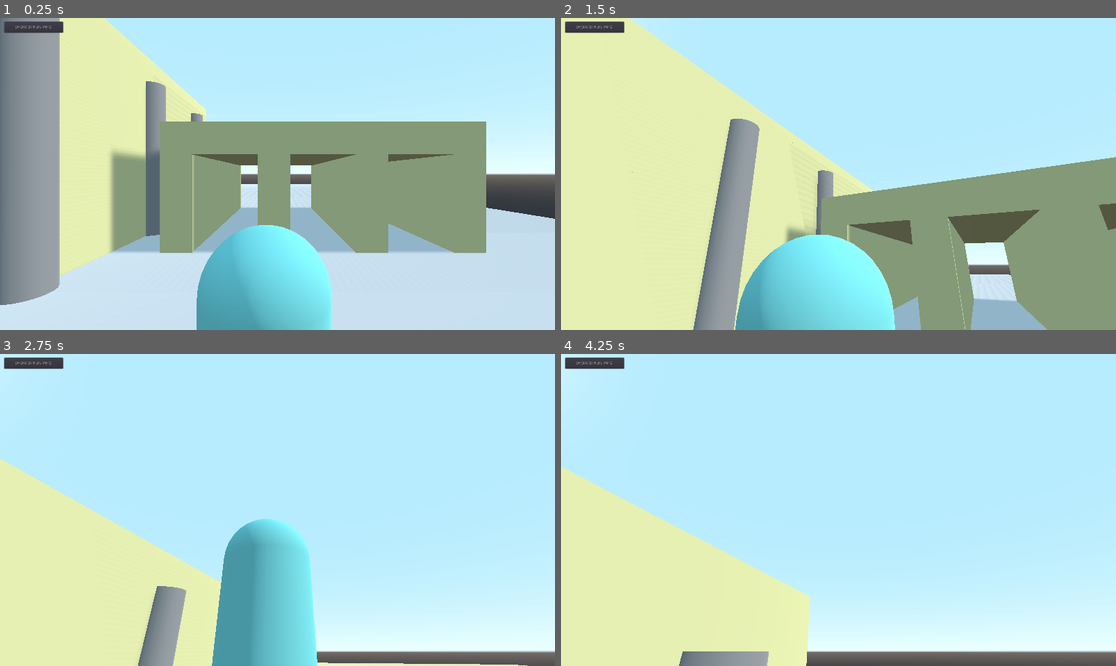
Above: before the commit, frames 1-4 (two rows, left to right).
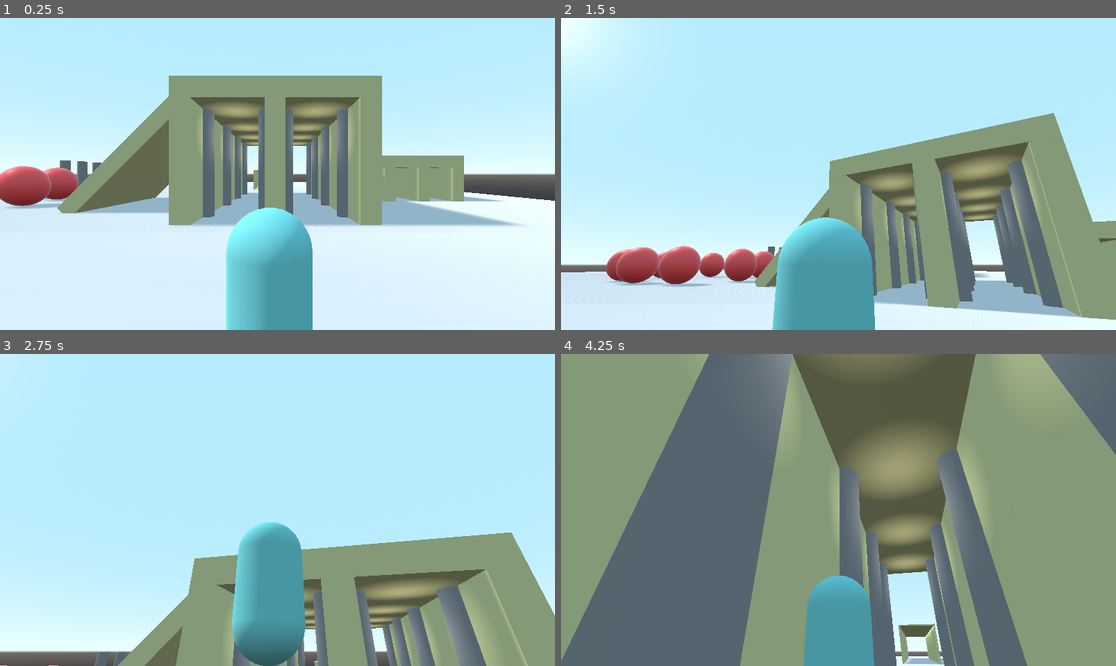
Above: after the commit, the same moments.

Repository: binaryorange/ECC
Game: Godot game, scene res://Scenes/Objects/Testing.tscn
Two runs of this game, one before a commit and one after it. Both use one fixed random seed, a clock stepped at 60 frames per second and the inputs below.
Inputs (mouse positions are in pixels of both pictures, inside the frame that each line leads up to):
- Up to frame 1 (0.25 s): no input
- Up to frame 2 (1.5 s): click (594, 27) at 0.5 s, where only the run before the commit has a clickable "SHOW DEBUG INFO"; click (738, 264) at 1.25 s, where only the run before the commit has a clickable "HIDE DEBUG INFO"
- Up to frame 3 (2.75 s): tap Enter at 2 s; move the mouse to (305, 510) at 2.02 s; hold W (move_up) from 2.03 s (still down); hold Mouse wheel up (mouse_zoom_in) from 2.03 s (still down); tap Space (jump) at 2.27 s
- Up to frame 4 (4.25 s): keep holding W (move_up); move the mouse to (810, 510) at 2.77 s; release Mouse wheel up (mouse_zoom_in) at 2.78 s; tap Mouse wheel down (mouse_zoom_out) at 2.85 s; tap Space (jump) at 3.02 s; move the mouse to (849, 503) at 3.52 s; hold Mouse wheel up (mouse_zoom_in) from 3.53 s (still down)

The runs differ from the first frame. In frame 1, 55% of the frame differs, in the area x 0-100%, y 0-100%; in frame 2, 61%; in frame 3, 42%; in frame 4, 98%.
Error in both runs: Invalid get index 'name' (on base: 'Nil'). (res://Scenes/GUI/Debug.gd:35)

Commit message:
Project Tidying
Organizing with more folders and tidying up files that don't need to be here.

Diff:
--- a/ECC_TPController/ECC_ThirdPersonController.tscn
+++ b/ECC_TPController/ECC_ThirdPersonController.tscn
@@ -27,6 +27,8 @@
 script = ExtResource( 1 )
 ViewCamera = NodePath("X Gimbal/ViewCamera")
 ClipCamera = NodePath("X Gimbal/ClipCameraTarget/ClippedCamera")
+ClipCameraFOV = 177.5
+RotateSensitivity = 2.0
 
 [node name="ECCLog" type="Node" parent="."]
 script = ExtResource( 3 )
@@ -91,13 +93,13 @@
 [node name="ZoomMarkers" type="Spatial" parent="X Gimbal/ClipCameraTarget"]
 
 [node name="Zoom1" type="Position3D" parent="X Gimbal/ClipCameraTarget/ZoomMarkers"]
-transform = Transform( 1, 0, 0, 0, 1, 0, 0, 0, 1, 0, 0, 5 )
+transform = Transform( 1, 0, 0, 0, 1, 0, 0, 0, 1, 0, 0, 7 )
 
 [node name="Zoom2" type="Position3D" parent="X Gimbal/ClipCameraTarget/ZoomMarkers"]
-transform = Transform( 1, 0, 0, 0, 1, 0, 0, 0, 1, 0, 0, 9 )
+transform = Transform( 1, 0, 0, 0, 1, 0, 0, 0, 1, 0, 0, 12 )
 
 [node name="Zoom3" type="Position3D" parent="X Gimbal/ClipCameraTarget/ZoomMarkers"]
-transform = Transform( 1, 0, 0, 0, 1, 0, 0, 0, 1, 0, 0, 13 )
+transform = Transform( 1, 0, 0, 0, 1, 0, 0, 0, 1, 0, 0, 17 )
 
 [node name="ConfinedSpaceCheck" type="RayCast" parent="." groups=[
 "noclip",
--- a/Scenes/Objects/IcyPlatform.tscn
+++ b/Scenes/Objects/IcyPlatform.tscn
@@ -1,6 +1,7 @@
 [gd_scene load_steps=6 format=2]
 
-[ext_resource path="res://IcyPlatform.gd" type="Script" id=1]
+[ext_resource path="res://Scripts/Misc/IcyPlatform.gd" type="Script" id=1]
+
 
 [sub_resource type="CubeMesh" id=1]
 size = Vector3( 1, 1, 1 )
--- a/Scenes/Objects/MovingPlatform.tscn
+++ b/Scenes/Objects/MovingPlatform.tscn
@@ -1,7 +1,8 @@
 [gd_scene load_steps=6 format=2]
 
-[ext_resource path="res://MovingPlatform.gd" type="Script" id=1]
+[ext_resource path="res://Scripts/Misc/MovingPlatform.gd" type="Script" id=1]
 [ext_resource path="res://Materials/helper_mesh_x.tres" type="Material" id=2]
+
 
 
 [sub_resource type="SpatialMaterial" id=1]
--- a/Scenes/Objects/RotatingPlatform.tscn
+++ b/Scenes/Objects/RotatingPlatform.tscn
@@ -1,6 +1,7 @@
 [gd_scene load_steps=5 format=2]
 
-[ext_resource path="res://RotatingPlatform.gd" type="Script" id=1]
+[ext_resource path="res://Scripts/Misc/RotatingPlatform.gd" type="Script" id=1]
+
 
 [sub_resource type="CylinderMesh" id=1]
 top_radius = 10.0
--- a/Scenes/Objects/TestPlayer.tscn
+++ b/Scenes/Objects/TestPlayer.tscn
@@ -1,9 +1,11 @@
 [gd_scene load_steps=8 format=2]
 
-[ext_resource path="res://DynamicPlatformCheck.gd" type="Script" id=1]
-[ext_resource path="res://Player.gd" type="Script" id=2]
+[ext_resource path="res://Scripts/Misc/DynamicPlatformCheck.gd" type="Script" id=1]
+[ext_resource path="res://Scripts/Misc/Player.gd" type="Script" id=2]
 [ext_resource path="res://Materials/lightblue.tres" type="Material" id=3]
 [ext_resource path="res://Materials/nose.tres" type="Material" id=4]
+
+
 
 [sub_resource type="CapsuleMesh" id=1]
 mid_height = 2.0
--- a/Scenes/Objects/Testing.tscn
+++ b/Scenes/Objects/Testing.tscn
@@ -8,8 +8,8 @@
 [ext_resource path="res://Scenes/Objects/Sphere.tscn" type="PackedScene" id=6]
 [ext_resource path="res://Scenes/Objects/ThinWall1D5W3H.tscn" type="PackedScene" id=7]
 [ext_resource path="res://Materials/lightergrey.tres" type="Material" id=8]
-[ext_resource path="res://Pillar.tscn" type="PackedScene" id=9]
-[ext_resource path="res://Debug.tscn" type="PackedScene" id=10]
+[ext_resource path="res://Scenes/Objects/Pillar.tscn" type="PackedScene" id=9]
+[ext_resource path="res://Scenes/GUI/Debug.tscn" type="PackedScene" id=10]
 
 [sub_resource type="CubeMesh" id=1]
 
@@ -21,13 +21,14 @@
 [node name="Testing" type="Spatial"]
 
 [node name="Debug" parent="." instance=ExtResource( 10 )]
+visible = false
 Player = NodePath("../TestPlayer")
 ViewCam = NodePath("../ECC_ThirdPerson/X Gimbal/ViewCamera")
 
 [node name="TestPlayer" parent="." groups=[
 "noclip",
 ] instance=ExtResource( 1 )]
-transform = Transform( 3.69552e-07, 0, -1, 0, 1, 0, 1, 0, 3.69552e-07, -16.218, 2.1498, 70.032 )
+transform = Transform( 3.69552e-07, 0, -1, 0, 1, 0, 1, 0, 3.69552e-07, -42.218, 2.1498, 50.032 )
 input_capture_on_drag = true
 Downforce = -5.0
 DecelerationForce = 0.005
@@ -36,7 +37,7 @@
 FollowCamera = NodePath("../ECC_ThirdPerson")
 
 [node name="ECC_ThirdPerson" parent="." instance=ExtResource( 5 )]
-transform = Transform( -2.8213e-07, 0, -1, 0, 1, 0, 1, 0, -2.8213e-07, -15.968, 4.90267, 70.218 )
+transform = Transform( -2.8213e-07, 0, -1, 0, 1, 0, 1, 0, -2.8213e-07, -41.968, 4.90267, 50.218 )
 Target = NodePath("../TestPlayer")
 
 [node name="MouseControls" parent="ECC_ThirdPerson" index="2"]
@@ -67,7 +68,7 @@
 shape = SubResource( 3 )
 
 [node name="DirectionalLight" type="DirectionalLight" parent="."]
-transform = Transform( 1, 0, 0, 0, 0.866025, 0.5, 0, -0.5, 0.866025, 0, 7, 0 )
+transform = Transform( -1, 2.33979e-07, -2.26773e-07, 0, 0.695963, 0.718077, 3.25841e-07, 0.718077, -0.695963, 0, 7, 0 )
 shadow_enabled = true
 
 [node name="Walls" type="Spatial" parent="."]
@@ -96,6 +97,30 @@
 [node name="BlankWall5W3H7" parent="Walls" instance=ExtResource( 3 )]
 transform = Transform( 1, 0, 0, 0, 1, 0, 0, 0, 1, 10, 3, 76 )
 
+[node name="BlankWall5W3H16" parent="Walls" instance=ExtResource( 3 )]
+transform = Transform( 1, 0, 0, 0, 1, 0, 0, 0, 1, 20, 3, 70 )
+
+[node name="BlankWall5W3H15" parent="Walls" instance=ExtResource( 3 )]
+transform = Transform( 1, 0, 0, 0, 1, 0, 0, 0, 1, 20, 3, 64 )
+
+[node name="BlankWall5W3H14" parent="Walls" instance=ExtResource( 3 )]
+transform = Transform( 1, 0, 0, 0, 1, 0, 0, 0, 1, 30, 3, 70 )
+
+[node name="BlankWall5W3H13" parent="Walls" instance=ExtResource( 3 )]
+transform = Transform( 1, 0, 0, 0, 1, 0, 0, 0, 1, 30, 3, 64 )
+
+[node name="BlankWall5W3H12" parent="Walls" instance=ExtResource( 3 )]
+transform = Transform( 1, 0, 0, 0, 1, 0, 0, 0, 1, 20, 3, 82 )
+
+[node name="BlankWall5W3H11" parent="Walls" instance=ExtResource( 3 )]
+transform = Transform( 1, 0, 0, 0, 1, 0, 0, 0, 1, 20, 3, 76 )
+
+[node name="BlankWall5W3H10" parent="Walls" instance=ExtResource( 3 )]
+transform = Transform( 1, 0, 0, 0, 1, 0, 0, 0, 1, 30, 3, 82 )
+
+[node name="BlankWall5W3H9" parent="Walls" instance=ExtResource( 3 )]
+transform = Transform( 1, 0, 0, 0, 1, 0, 0, 0, 1, 30, 3, 76 )
+
 [node name="ThinWall1D5W3H" parent="Walls" instance=ExtResource( 7 )]
 transform = Transform( 1, 0, 0, 0, 1, 0, 0, 0, 1, 32, 3, 43 )
 
@@ -114,6 +139,24 @@
 [node name="ThinWall1D5W3H2" parent="Walls" instance=ExtResource( 7 )]
 transform = Transform( 1, 0, 0, 0, 1, 0, 0, 0, 1, 32, 3, 49 )
 
+[node name="ThinWall1D5W3H12" parent="Walls" instance=ExtResource( 7 )]
+transform = Transform( 1, 0, 0, 0, 1, 0, 0, 0, 1, 52, 3, 43 )
+
+[node name="ThinWall1D5W3H11" parent="Walls" instance=ExtResource( 7 )]
+transform = Transform( 1, 0, 0, 0, -4.37114e-08, -1, 0, 1, -4.37114e-08, 52, 5.87803, 46 )
+
+[node name="ThinWall1D5W3H10" parent="Walls" instance=ExtResource( 7 )]
+transform = Transform( 1, 0, 0, 0, -4.37114e-08, -1, 0, 1, -4.37114e-08, 62, 5.87803, 46 )
+
+[node name="ThinWall1D5W3H9" parent="Walls" instance=ExtResource( 7 )]
+transform = Transform( 1, 0, 0, 0, 1, 0, 0, 0, 1, 62, 3, 43 )
+
+[node name="ThinWall1D5W3H8" parent="Walls" instance=ExtResource( 7 )]
+transform = Transform( 1, 0, 0, 0, 1, 0, 0, 0, 1, 62, 3, 49 )
+
+[node name="ThinWall1D5W3H7" parent="Walls" instance=ExtResource( 7 )]
+transform = Transform( 1, 0, 0, 0, 1, 0, 0, 0, 1, 52, 3, 49 )
+
 [node name="PillarWalls" type="Spatial" parent="."]
 
 [node name="WallWithPillars5W3H" parent="PillarWalls" instance=ExtResource( 2 )]
@@ -202,6 +245,9 @@
 [node name="Ceiling10x12" parent="Ceilings" instance=ExtResource( 4 )]
 transform = Transform( 1, 0, 0, 0, 1, 0, 0, 0, 1, 5, 7, 73 )
 
+[node name="Ceiling10x14" parent="Ceilings" instance=ExtResource( 4 )]
+transform = Transform( 1, 0, 0, 0, 1, 0, 0, 0, 1, 25, 7, 73 )
+
 [node name="Lights" type="Spatial" parent="."]
 
 [node name="OmniLight" type="OmniLight" parent="Lights"]
--- a/project.godot
+++ b/project.godot
@@ -21,8 +21,8 @@
 
 [autoload]
 
-GameManager="*res://GameManager.gd"
-GameFunctions="*res://GlobalGameFunctions.gd"
+GameManager="*res://Scripts/Global/GameManager.gd"
+GameFunctions="*res://Scripts/Global/GlobalGameFunctions.gd"
 
 [display]
 
Renamed: Debug.tscn -> Scenes/GUI/Debug.tscn
Renamed: TweakSettings.tscn -> Scenes/GUI/TweakSettings.tscn
Renamed: Pillar.tscn -> Scenes/Objects/Pillar.tscn
Renamed: Pole.tscn -> Scenes/Objects/Pole.tscn
Renamed: GameManager.gd -> Scripts/Global/GameManager.gd
Renamed: GlobalGameFunctions.gd -> Scripts/Global/GlobalGameFunctions.gd
Renamed: DynamicPlatformCheck.gd -> Scripts/Misc/DynamicPlatformCheck.gd
Renamed: IcyPlatform.gd -> Scripts/Misc/IcyPlatform.gd
Renamed: MovingPlatform.gd -> Scripts/Misc/MovingPlatform.gd
Renamed: Player.gd -> Scripts/Misc/Player.gd
Renamed: RotatingPlatform.gd -> Scripts/Misc/RotatingPlatform.gd
Not shown, removed: default_env2.tres.txt
(and 1 more such lines)
